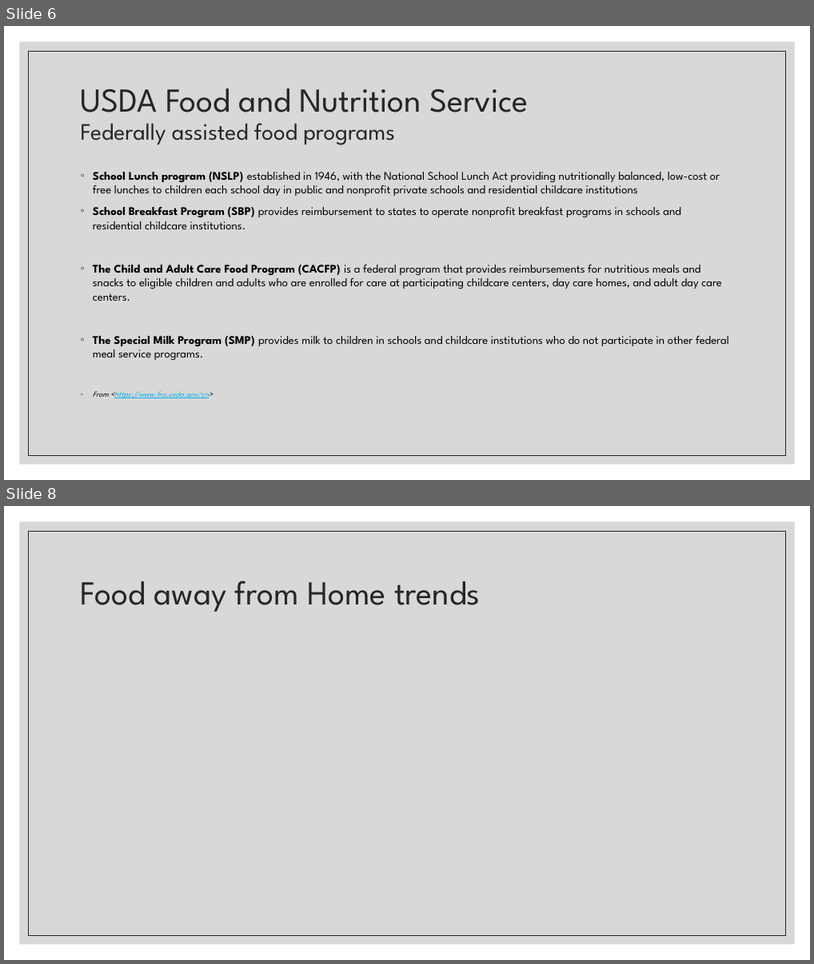
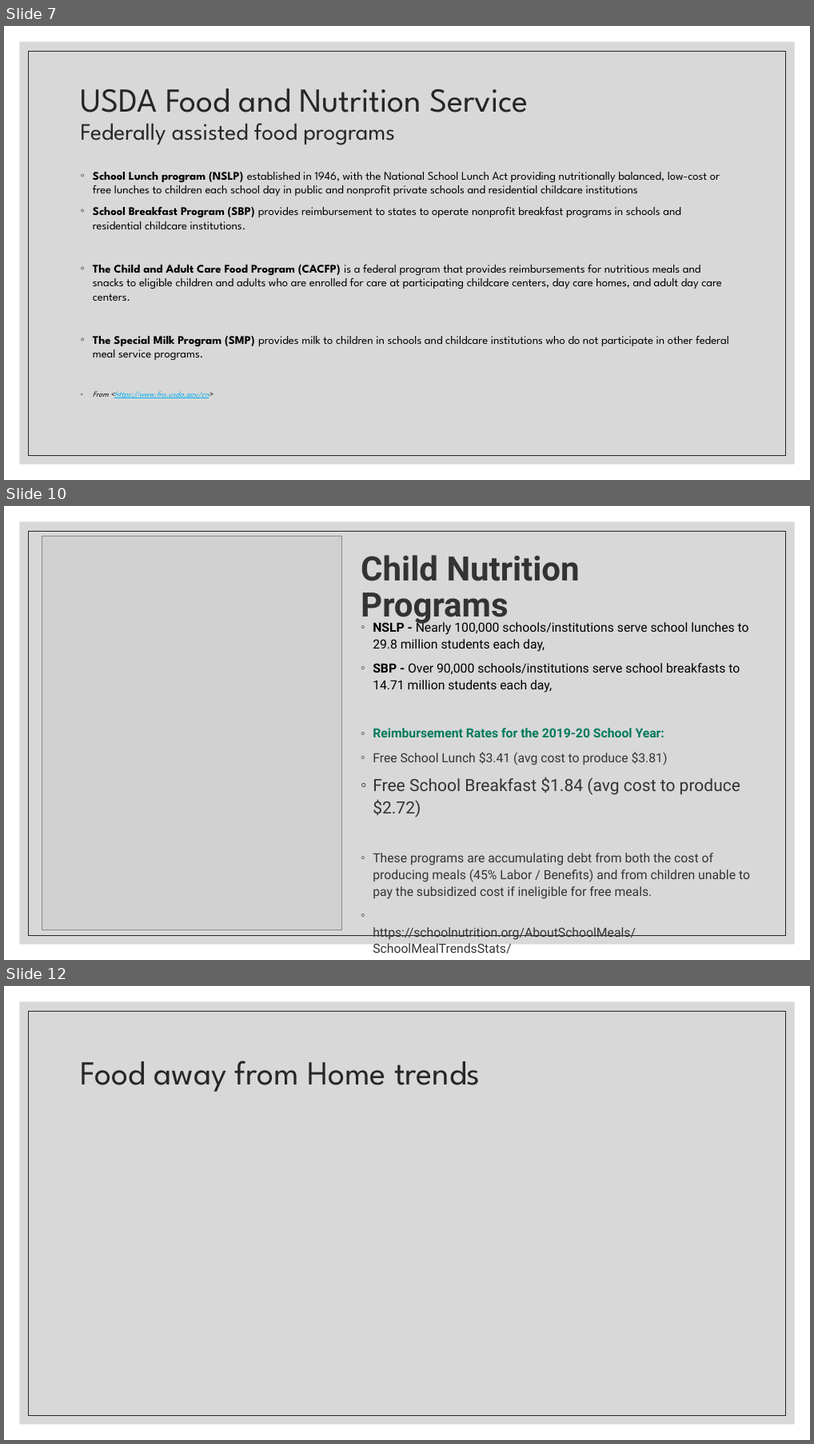
Before and after one commit to annrinTN/capstone_annrumsey, a slide deck: NSS Capstone Ann Rumsey.pptx. Shown one above the other, each under a label of ours: slides 6 and 8 before the commit, slides 7, 10 and 12 after it; the slides between them are not shown. The pictures are 814x964 and 814x1444 pixels, drawn with LibreOffice and Linux fonts; fonts in the diff are those of the drawing; grey boxes stand for pictures. Boxes give left, top, right and bottom in pixels: in the first picture for what was removed or moved away, otherwise in the second. Text is boxed around its words. In the diff, an @@ line names an element or a change of style, - is before the commit and + after.

```diff
--- a/NSS Capstone Ann Rumsey.pptx
+++ b/NSS Capstone Ann Rumsey.pptx
@@ slide 10 added at box(4, 506, 810, 960), background #FFFFFF; not listed: 2 template elements that a slide beside it also shows @@
@@ picture added at box(42, 536, 342, 929) @@
@@ text added at box(361, 555, 580, 624), 40 pt, text #333333, bold @@
+Child Nutrition Programs
@@ text added at box(373, 620, 750, 940), 15 pt, text #333333 @@
+◦ NSLP - Nearly 100,000 schools/institutions serve school lunches to 29.8 million students each day,
+◦ SBP - Over 90,000 schools/institutions serve school breakfasts to 14.71 million students each day,
+◦ Reimbursement Rates for the 2019-20 School Year:
+◦ Free School Lunch $3.41 (avg cost to produce $3.81)
+◦ Free School Breakfast $1.84 (avg cost to produce $2.72)
+◦ These programs are accumulating debt from both the cost of producing meals (45% Labor / Benefits) and from children unable to pay the subsidized cost if ineligible for free meals.
+◦ https://schoolnutrition.org/AboutSchoolMeals/SchoolMealTrendsStats/
@@ what was slide 6 is now slide 7 @@
@@ what was slide 8 is now slide 12 @@
```
Also in this commit, not shown: 2 slides changed, 8 other slides added, 9 other files.
